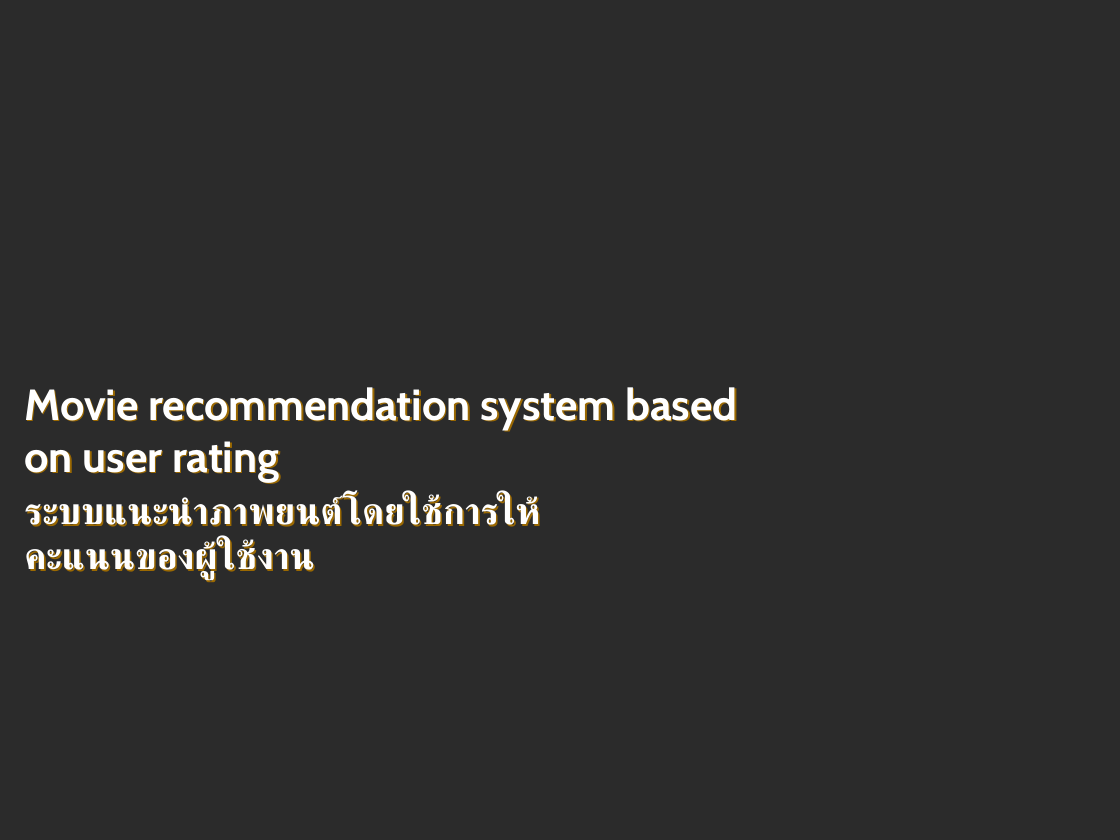
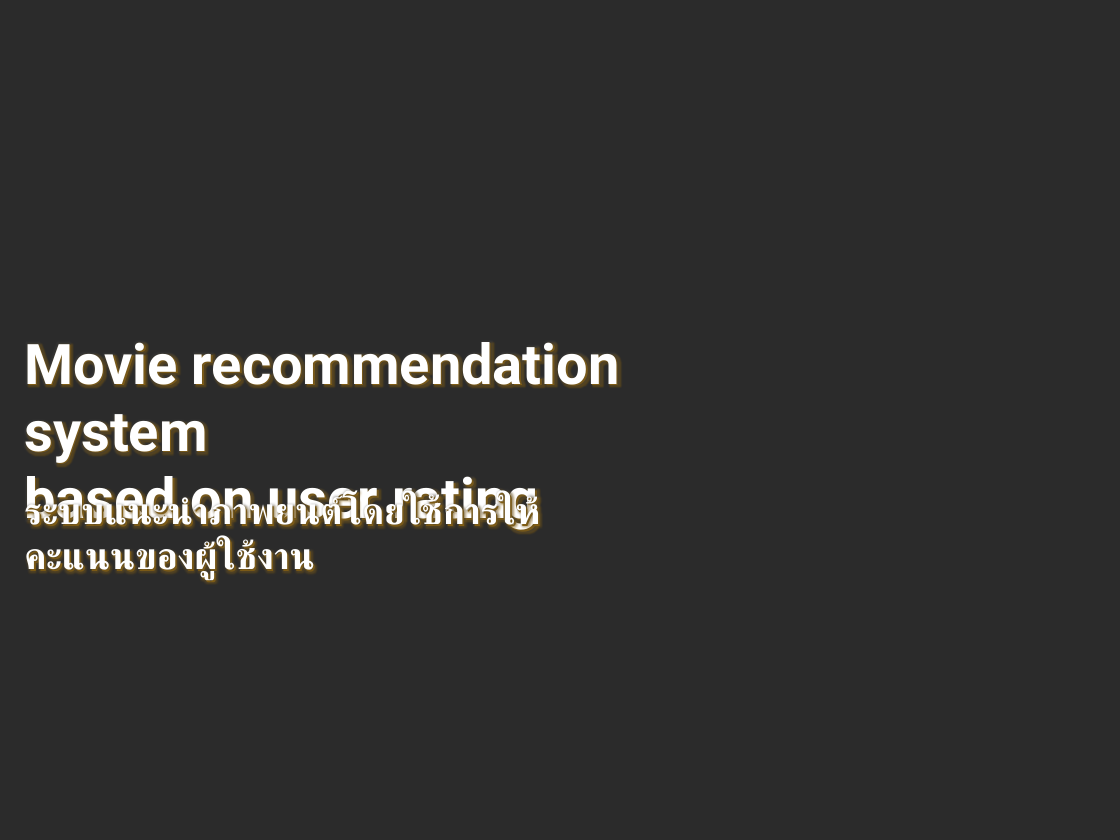
Before and after one commit to TS-FinalProjectIt4-60AtCPC/recommended_system, a slide deck: slide 1 of document/บทที่ 1/บทที่ 1.pptx. Drawn at 1120x840 pixels with LibreOffice and Linux fonts; fonts in the diff are those of the drawing; background and template pictures are left out; a plain dark background stands for a picture behind light text. Boxes give left, top, right and bottom in pixels: in the first picture for what was removed or moved away, otherwise in the second. Text is boxed around its words. In the diff, an @@ line names an element or a change of style, - is before the commit and + after.

```diff
--- a/document/บทที่ 1/บทที่ 1.pptx
+++ b/document/บทที่ 1/บทที่ 1.pptx
@@ title "Movie recommendation system based on ..." at [24, 342, 620, 532]: size 28 to 36 pt, font Cabin to Roboto @@
@@ subtitle "ระบบแนะนำภาพยนต์โดยใช้การให้คะแนนของผู้ใช้งาน" at [24, 495, 537, 580]: font Arial to Roboto @@
```
Also in this commit, not shown: 3 other slides changed.
